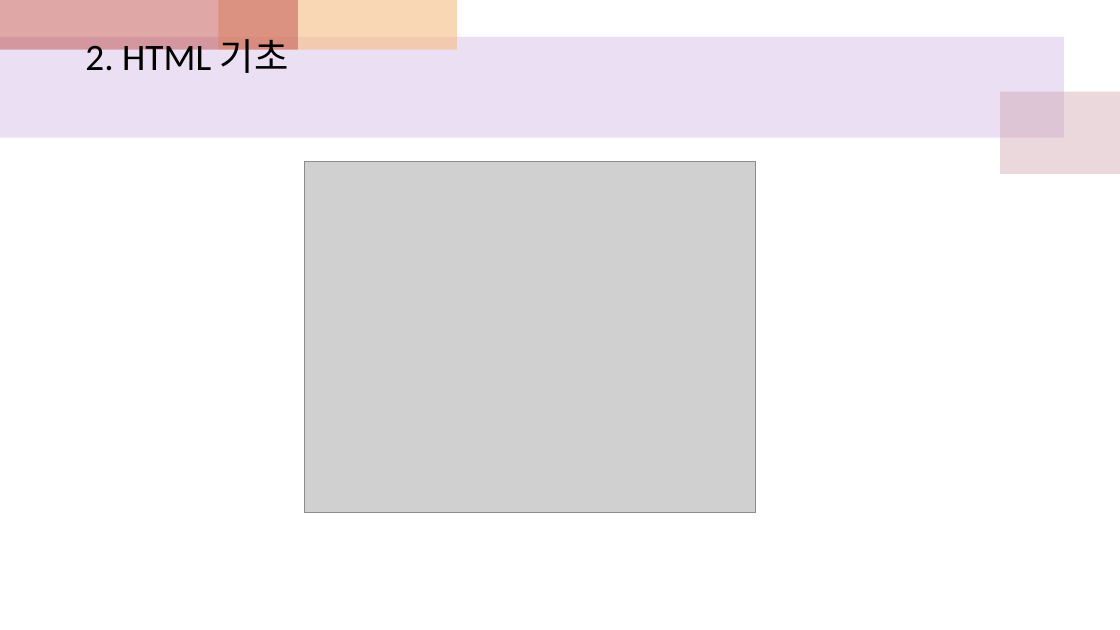
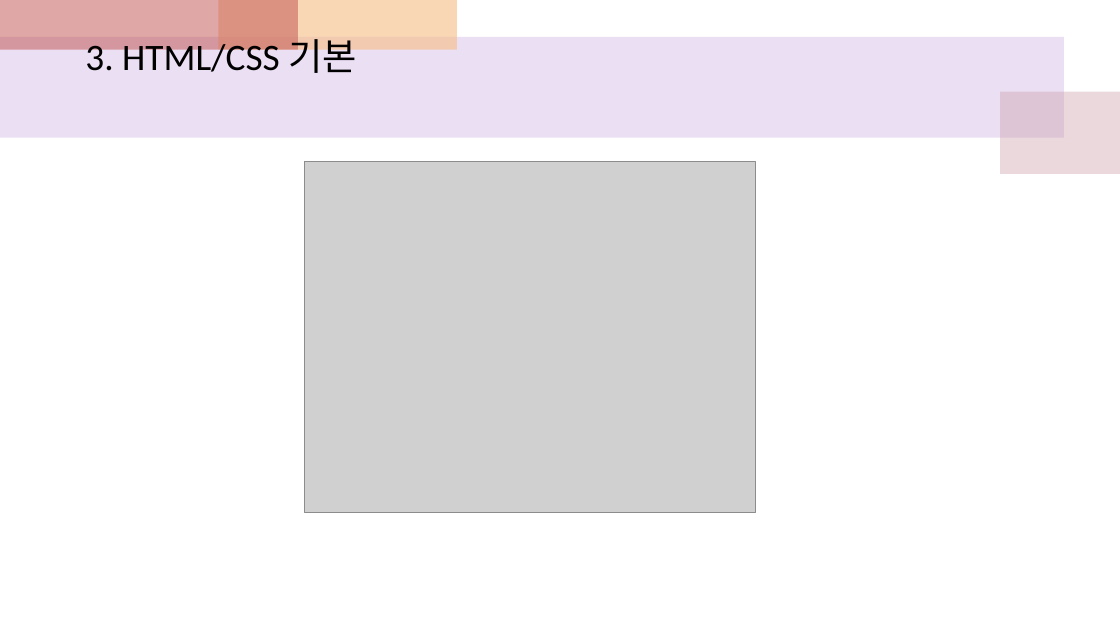
Before and after one commit to sonsungjong/html_css, a slide deck: slide 38 of htmlcss수업참고자료.pptx (slide 48 before the commit). Drawn at 1120x630 pixels with LibreOffice and Linux fonts; fonts in the diff are those of the drawing; grey boxes stand for pictures. Boxes give left, top, right and bottom in pixels: in the first picture for what was removed or moved away, otherwise in the second. Text is boxed around its words. In the diff, an @@ line names an element or a change of style, - is before the commit and + after.

```diff
--- a/htmlcss수업참고자료.pptx
+++ b/htmlcss수업참고자료.pptx
@@ text at box(85, 32, 358, 80): text changed @@
-2. HTML 기초
+3. HTML/CSS 기본
```
Also in this commit, not shown: 7 other slides changed, 12 slides added, 12 slides removed.
